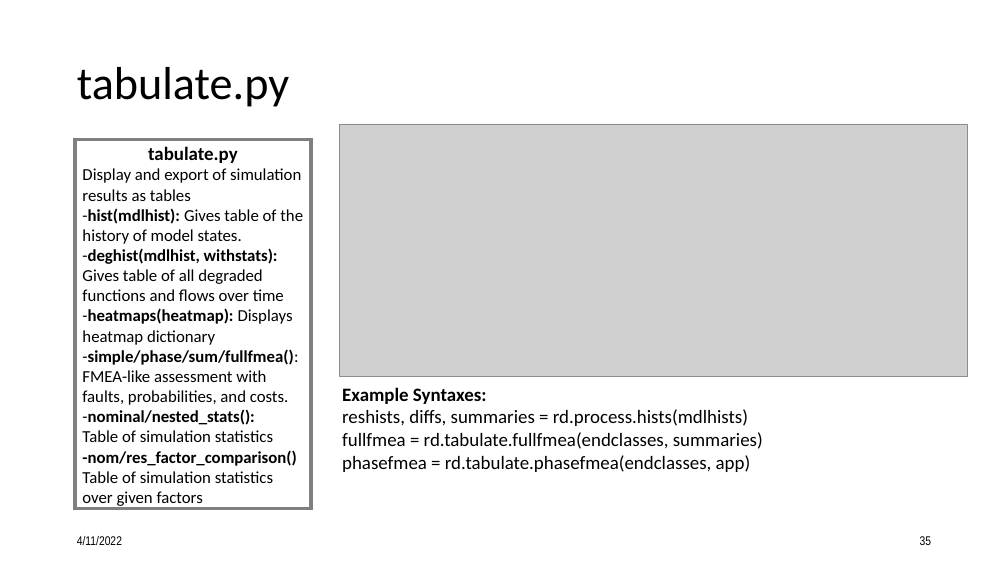
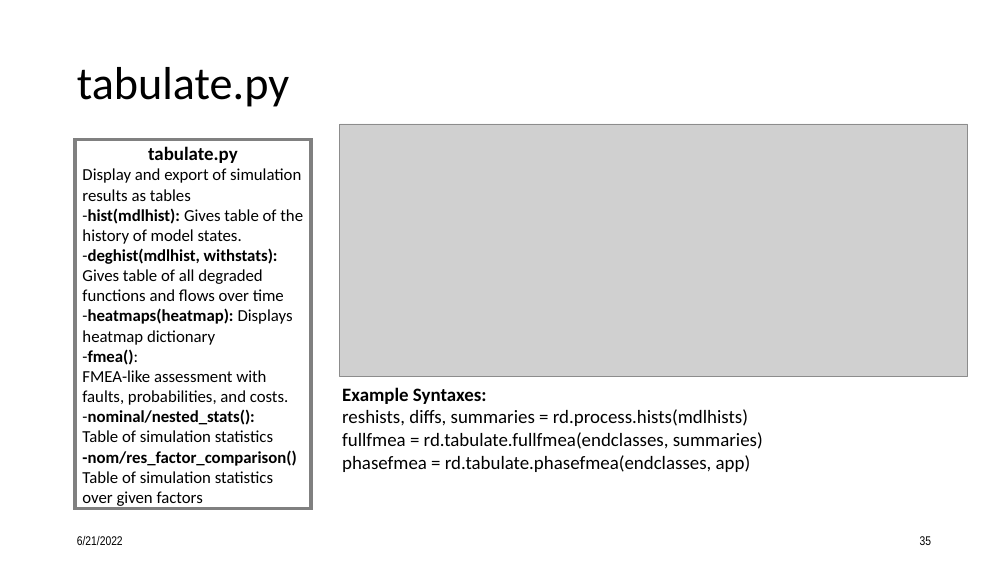
Before and after one commit to nasa/fmdtools, a slide deck: slide 35 of docs/Intro to fmdtools.pptx. Drawn at 1008x567 pixels with LibreOffice and Linux fonts; fonts in the diff are those of the drawing; grey boxes stand for pictures. Boxes give left, top, right and bottom in pixels: in the first picture for what was removed or moved away, otherwise in the second. Text is boxed around its words. In the diff, an @@ line names an element or a change of style, - is before the commit and + after.

```diff
--- a/docs/Intro to fmdtools.pptx
+++ b/docs/Intro to fmdtools.pptx
@@ text in rectangle at <box>82,349,138,365</box>: text changed @@
--simple/phase/sum/fullfmea():
+-fmea():
@@ text at <box>77,536,123,545</box>: text changed @@
-4/11/2022
+6/21/2022
```
Also in this commit, not shown: 37 other slides changed.
